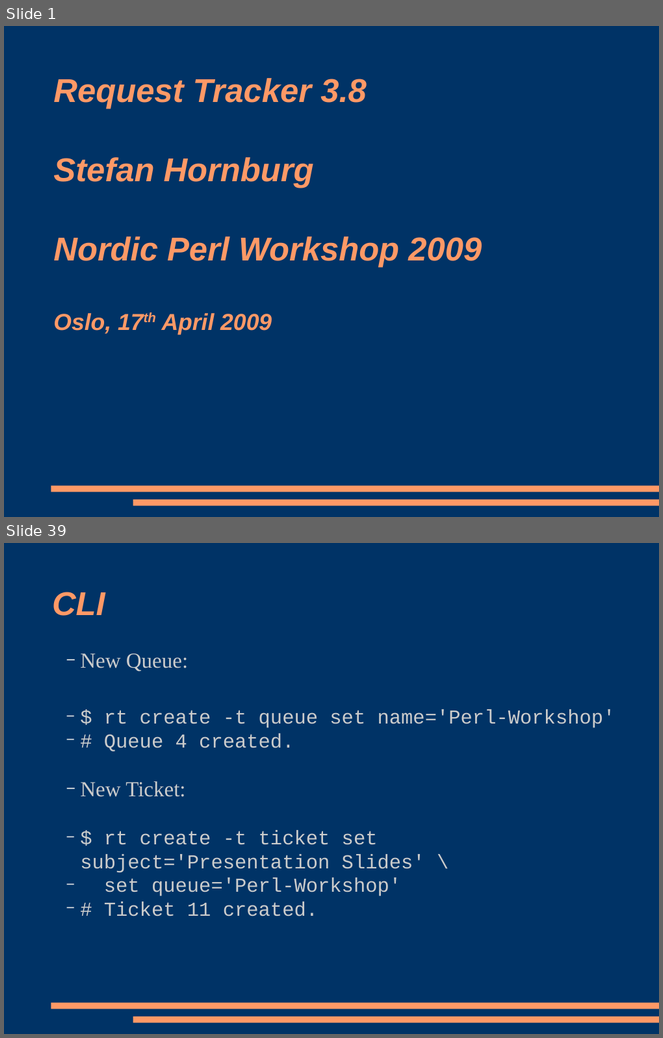
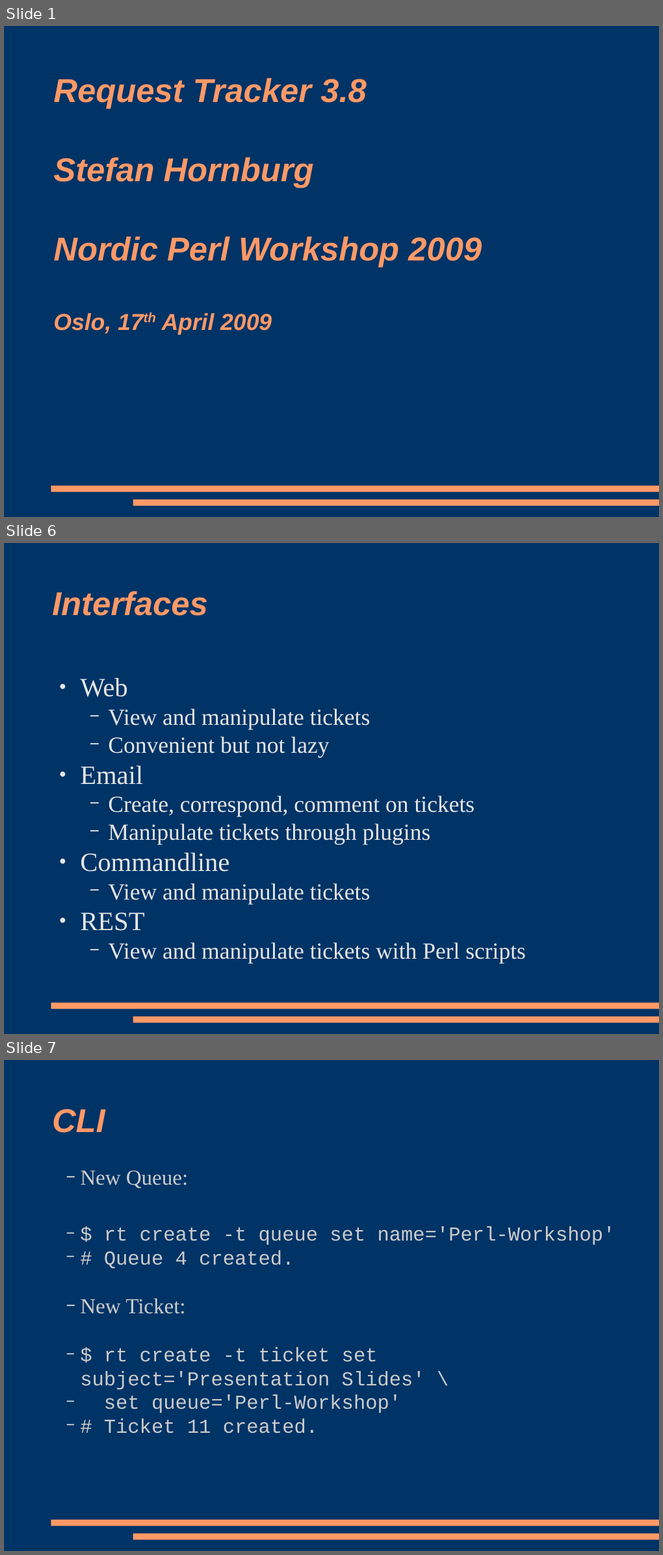
Before and after one commit to racke/Presentations, a slide deck: npw2009/rt38.odp. Shown one above the other, each under a label of ours: slides 1 and 39 before the commit, slides 1, 6 and 7 after it; the slides between them are not shown. The pictures are 663x1038 and 663x1555 pixels, drawn with LibreOffice and Linux fonts; fonts in the diff are those of the drawing. Boxes give left, top, right and bottom in pixels: in the first picture for what was removed or moved away, otherwise in the second. Text is boxed around its words. In the diff, an @@ line names an element or a change of style, - is before the commit and + after.

```diff
--- a/npw2009/rt38.odp
+++ b/npw2009/rt38.odp
@@ slide 6 added at bbox=[4, 543, 659, 1034], background #003366; not listed: 2 template elements that a slide beside it also shows @@
@@ title added at bbox=[52, 591, 208, 616], 40 pt, text #FF9966, bold, italic @@
+Interfaces
@@ text added at bbox=[80, 678, 526, 964], 28 pt, text #E6E6E6 @@
+● Web
+  − View and manipulate tickets
+  − Convenient but not lazy
+● Email
+  − Create, correspond, comment on tickets
+  − Manipulate tickets through plugins
+● Commandline
+  − View and manipulate tickets
+● REST
+  − View and manipulate tickets with Perl scripts
@@ what was slide 39 is now slide 7 @@
```
Also in this commit, not shown: 4 slides changed, 3 other slides added, 2 slides removed, 1 other file.
